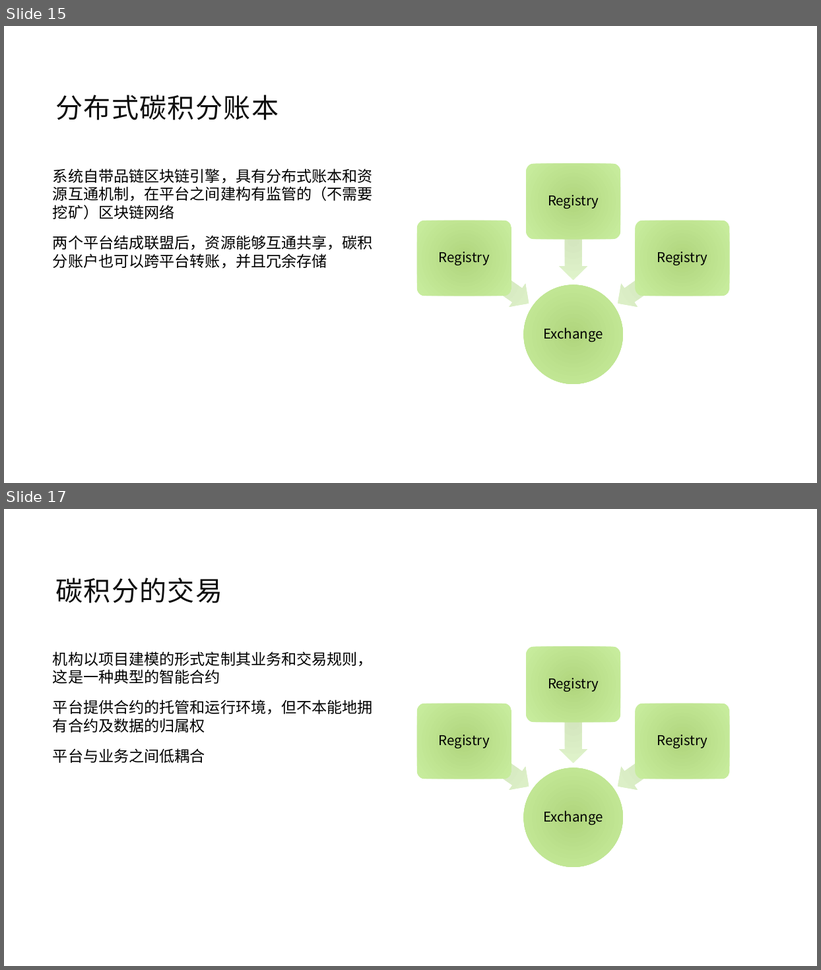
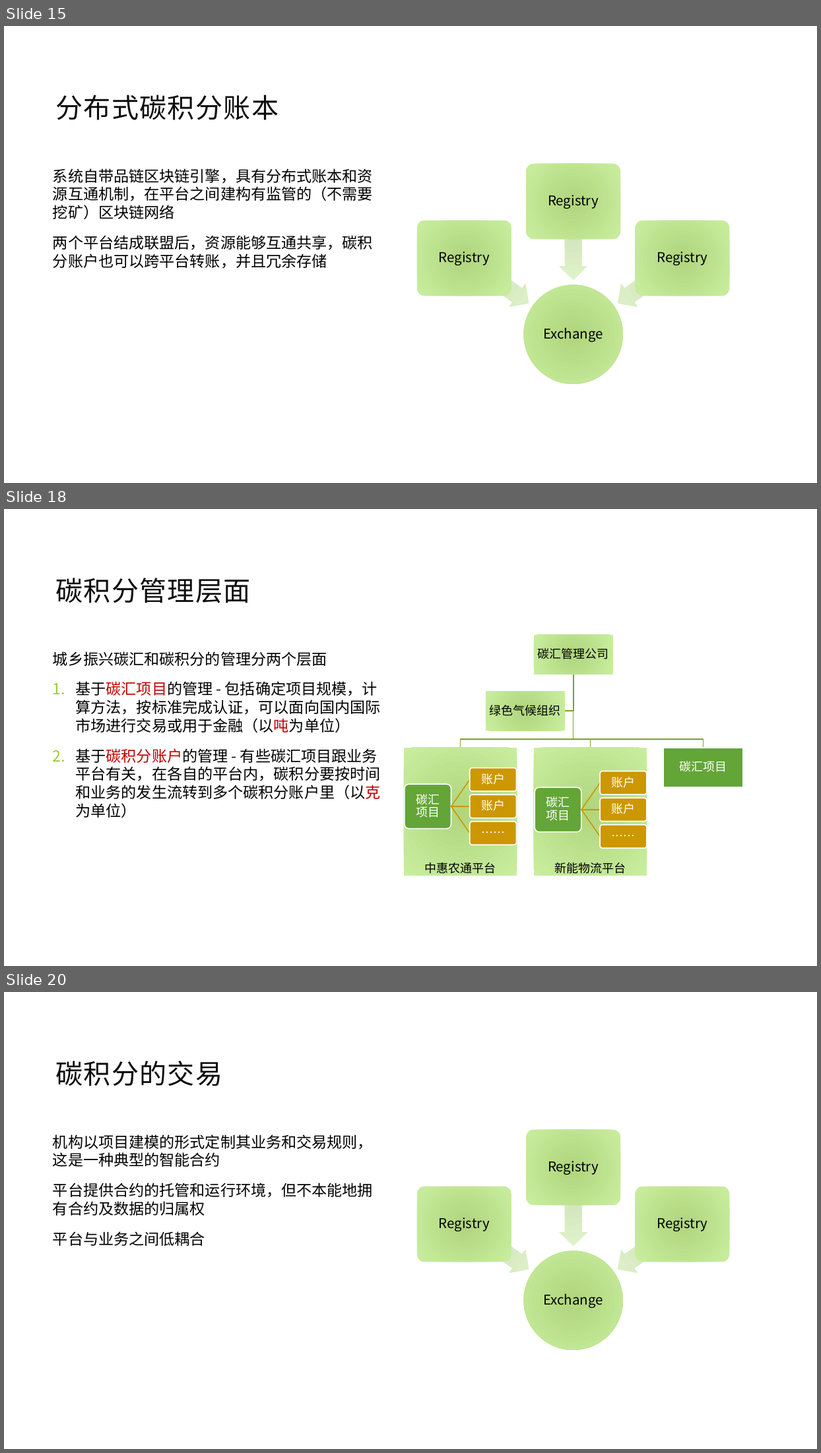
Before and after one commit to jzgi/chainfx, a slide deck: Docs/品链框架.pptx. Shown one above the other, each under a label of ours: slides 15 and 17 before the commit, slides 15, 18 and 20 after it; the slides between them are not shown. The pictures are 821x970 and 821x1453 pixels, drawn with LibreOffice and Linux fonts; fonts in the diff are those of the drawing. Boxes give left, top, right and bottom in pixels: in the first picture for what was removed or moved away, otherwise in the second. Text is boxed around its words. In the diff, an @@ line names an element or a change of style, - is before the commit and + after.

```diff
--- a/Docs/品链框架.pptx
+++ b/Docs/品链框架.pptx
@@ slide 18 added at box(4, 509, 817, 966), background #FFFFFF @@
@@ title added at box(56, 578, 251, 603), 32 pt, text #0D0D0D @@
+碳积分管理层面
@@ text added at box(53, 652, 381, 818), 18 pt, text #000000 @@
+城乡振兴碳汇和碳积分的管理分两个层面
+1. 基于碳汇项目的管理 - 包括确定项目规模，计算方法，按标准完成认证，可以面向国内国际市场进行交易或用于金融（以吨为单位）
+2. 基于碳积分账户的管理 - 有些碳汇项目跟业务平台有关，在各自的平台内，碳积分要按时间和业务的发生流转到多个碳积分账户里（以克为单位）
@@ group added at box(404, 635, 743, 875): 5 rectangles, 5 texts, 4 freeform shapes @@
+碳汇管理公司
+中惠农通平台
+新能物流平台
+碳汇项目
+绿色气候组织
@@ group added at box(405, 768, 517, 845): 4 rounded rectangles, 4 texts, 3 freeform shapes @@
+碳汇
+项目
+账户
+账户
+……
@@ group added at box(535, 771, 647, 848): 4 rounded rectangles, 4 texts, 3 freeform shapes @@
+碳汇
+项目
+账户
+账户
+……
@@ what was slide 17 is now slide 20 @@
```
Also in this commit, not shown: 1 slide changed, 2 other slides added, 7 other files.
